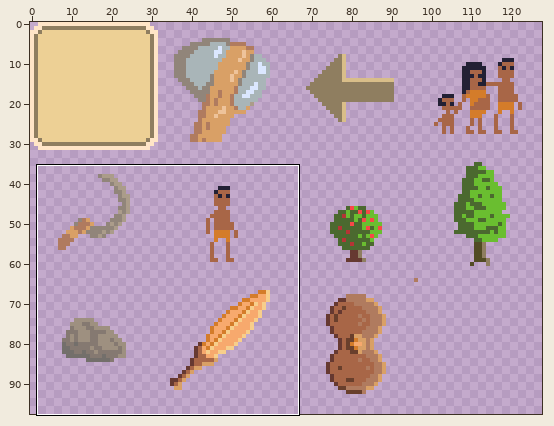
File history of a sprite sheet, Assets/Sprites/Buttons/Unit Buttons.png. The first picture is a wide view before the edit; the outline marks the close-up.
Close-up. Before:
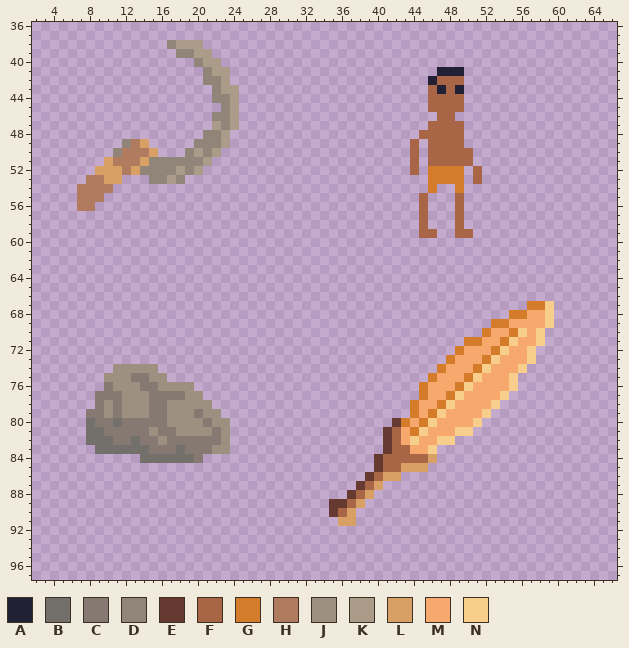
The file is 128x160 pixels. Shown: x 2..66, y 36..97. The wide view leaves out empty margins. The commit also changed other parts of the picture, which this record leaves out.
Palette (. is transparent): A #222034  B #736f6b  C #857971  D #91857a  E #663931  F #a86647  G #d47c2a  H #b07b5f  J #9e9080  K #ab9c8a  L #d9a066  M #f7a96d  N #f7ce8b
After the commit:
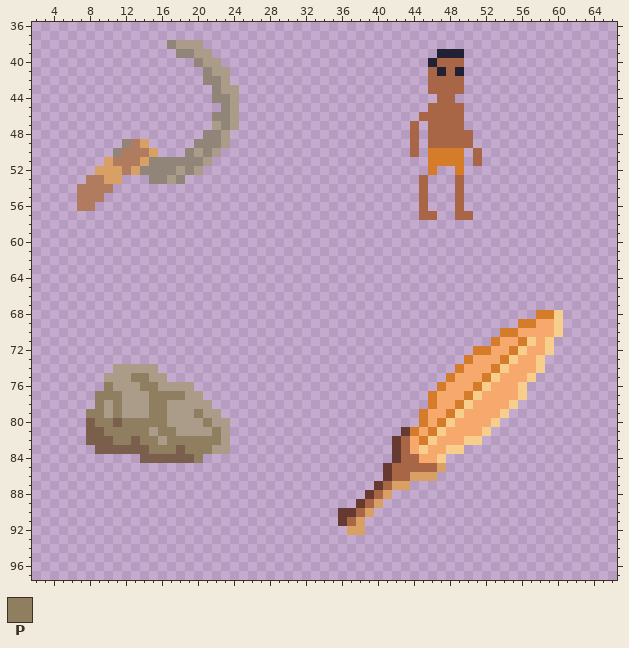
Colours new in this view: P #8f7e60
What changed:
colour B: #736f6b -> #7a5f4d
Changed rows in their new state; - is a pixel that keeps its letter.
first column x 44:
39 ---AAA--
40 --AFFF--
41 --F-F---
42 --F-----
43 ---F-F--
44 --.--.--
46 -FF--F--
47 F-------
48 F.----F-
49 ------F-
50 --GGGG.F
51 .-GGGG.F
52 .--..--.
53 -F...F-.
54 -F.--F--
57 --F---F-
58 -.---.--
59 -..--..-
first column x 8:
67 -------------------------------------------------...-
68 -----------------------------------------------...GGN
69 ---------------------------------------------...GG-MN
70 --------------------------------------------..G-M-MMN
71 ------------------------------------------...GMMGNMN-
72 -----------------------------------------..GGMMGNMMN-
73 ----------------------------------------..G-MMGN-MN--
74 ---KKKKK-------------------------------..G-MMGN-MMN--
75 --KKKPPKK-----------------------------..G-MMGN-MMN---
76 --PKKKPPKKKK-------------------------..G-MMGN--MN----
77 -PPPKKKPPPPKK------------------------.G-MMGN--MMN----
78 -PKPKKKPPKKKKK----------------------..GMMGN--MMN-----
79 PPKPKKKPPKKKPKK---------------------.GMMGN--MMN------
80 -PP-PPPPPKKKKPKK------------------...-MGN--MMN-------
81 --PPPPPKPPKKKKPK-----------------..E-MGN-MMMN--------
82 ---PP-PPKPPPPPPK-----------------.EFMGNMMMNN---------
83 -------PPP-PPPKK-----------------.E--NMMNN-----------
84 ------------P-------------------..E--MMN-------------
85 --------------------------------.E-FFFFL-------------
86 -------------------------------..EFFLLL--------------
87 ------------------------------..EFLL-----------------
88 -----------------------------..EFL-------------------
89 ---------------------------...EFL--------------------
90 ---------------------------.EEFL---------------------
91 ----------------------------EFL----------------------
92 -----------------------------LL----------------------
Where, in picture pixels (left, top, right, bottom), the same in both close-ups:
changed: (410, 49, 482, 238)
changed: (329, 301, 563, 535)
changed: (86, 364, 230, 463)
